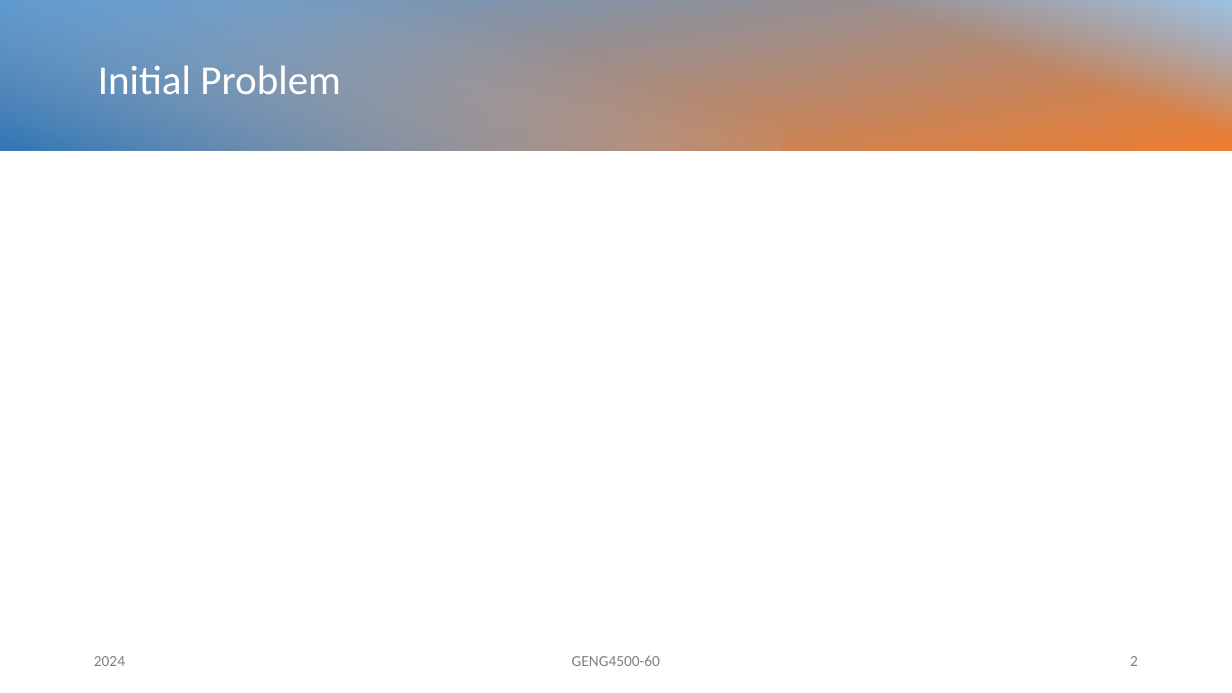
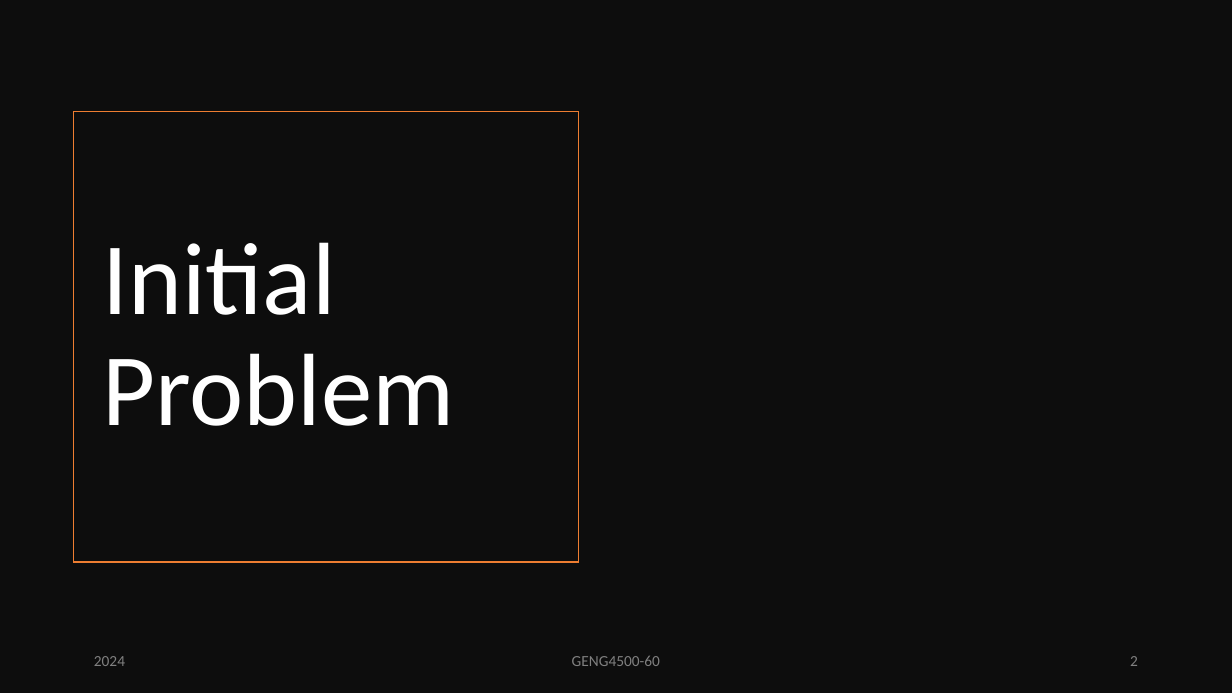
Before and after one commit to PMcTwist/Machine_Learn_Project, a slide deck: slide 2 of Presentation/ALI_Raymond_MAYNARD_Patrick_GENG4500_Final_presentation_2024.pptx. Drawn at 1232x693 pixels with LibreOffice and Linux fonts; fonts in the diff are those of the drawing. Boxes give left, top, right and bottom in pixels: in the first picture for what was removed or moved away, otherwise in the second. Text is boxed around its words. In the diff, an @@ line names an element or a change of style, - is before the commit and + after.

Commit message:
-Added design to slides -Added slides outline -Added video to slides -Added embedded excel sheet to slide
P@

```diff
--- a/Presentation/ALI_Raymond_MAYNARD_Patrick_GENG4500_Final_presentation_2024.pptx
+++ b/Presentation/ALI_Raymond_MAYNARD_Patrick_GENG4500_Final_presentation_2024.pptx
@@ rectangle removed at box(0, 0, 1232, 151) @@
@@ rectangle removed at box(0, 0, 780, 151) @@
@@ rectangle added at box(0, 0, 1232, 693), fill #0D0D0D @@
@@ rectangle removed at box(721, 0, 1232, 150) @@
@@ rectangle added at box(73, 111, 578, 562), outline #ED7D31 1 pt @@
@@ title "Initial Problem": place and size @@
-title "Initial Problem" at box(98, 65, 341, 94)
+title "Initial Problem" at box(102, 242, 454, 426)
@@ title "Initial Problem" at box(102, 242, 454, 426): size 32 to 80 pt @@
```
Also in this commit, not shown: 8 other slides changed, 1 slide added.
